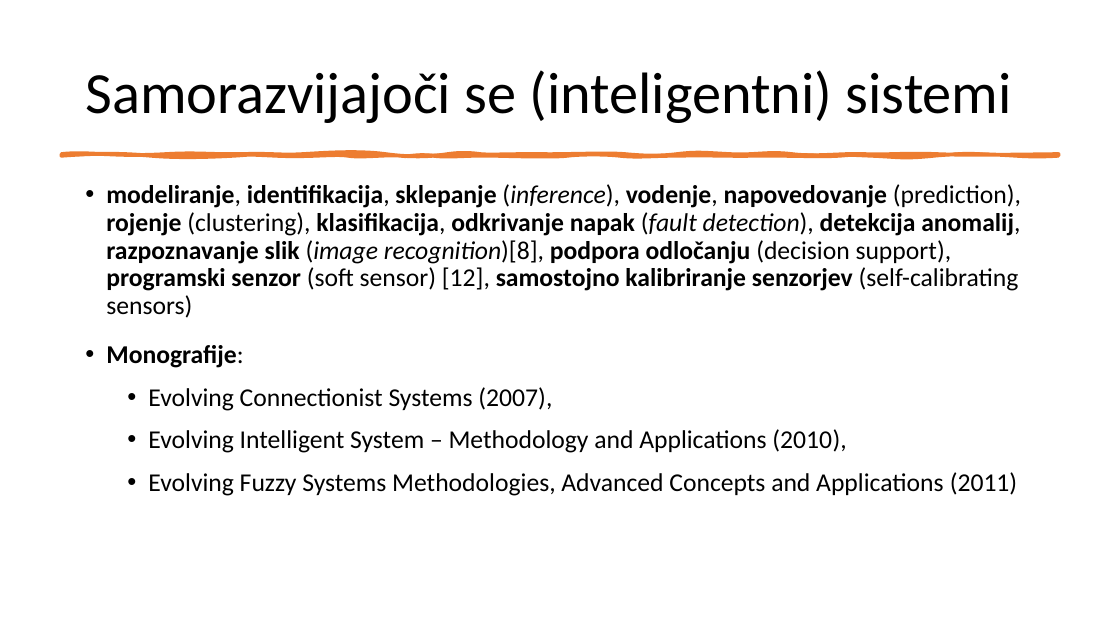
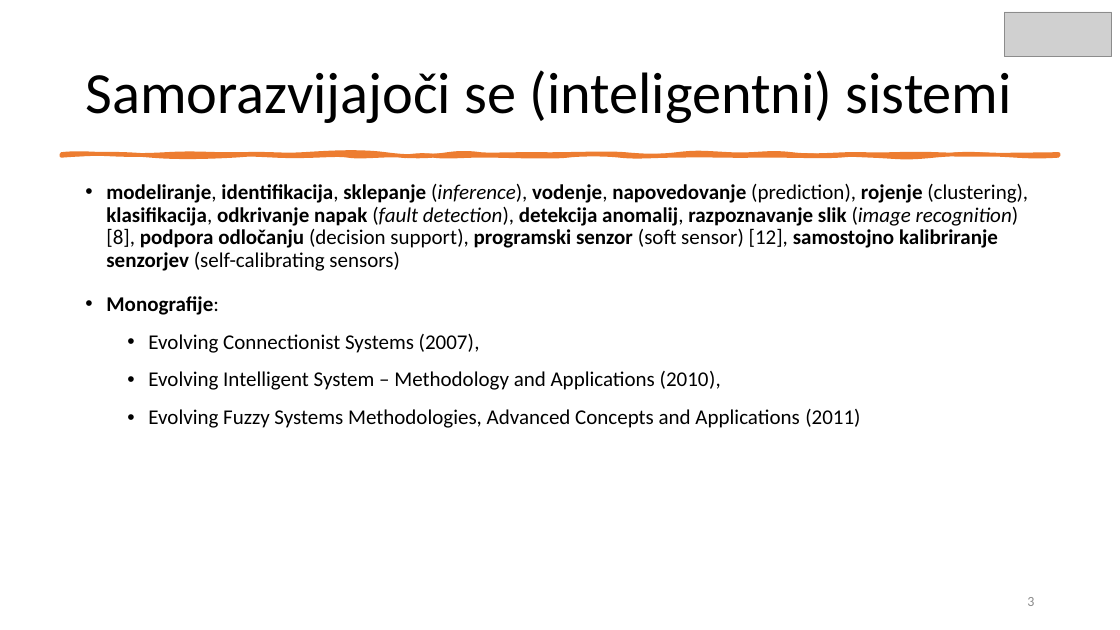
Before and after one commit to mihaozbot/Seminarska-1, a slide deck: slide 3 of Samo razvijajoci se sistemi_v3.pptx. Drawn at 1120x630 pixels with LibreOffice and Linux fonts; fonts in the diff are those of the drawing; grey boxes stand for pictures. Boxes give left, top, right and bottom in pixels: in the first picture for what was removed or moved away, otherwise in the second. Text is boxed around its words. In the diff, an @@ line names an element or a change of style, - is before the commit and + after.

```diff
--- a/Samo razvijajoci se sistemi_v3.pptx
+++ b/Samo razvijajoci se sistemi_v3.pptx
@@ picture added at (1005,12,1112,56) @@
@@ text at (106,184,1028,271): text changed; size 22 to 18 pt @@
-• modeliranje, identifikacija, sklepanje (inference), vodenje, napovedovanje (prediction), rojenje (clustering), klasifikacija, odkrivanje napak (fault detection), detekcija anomalij, razpoznavanje slik (image recognition)[8], podpora odločanju (decision support), programski senzor (soft sensor) [12], samostojno kalibriranje senzorjev (self-calibrating sensors)
+• modeliranje, identifikacija, sklepanje (inference), vodenje, napovedovanje (prediction), rojenje (clustering), klasifikacija, odkrivanje napak (fault detection), detekcija anomalij, razpoznavanje slik (image recognition) [8], podpora odločanju (decision support), programski senzor (soft sensor) [12], samostojno kalibriranje senzorjev (self-calibrating sensors)
@@ text at (106,296,860,428): size 22 to 18 pt in "Monografije:", "Evolving Connectionist Systems (2007),", "Evolving Intelligent System – Methodology and Applications ...", "Evolving Fuzzy Systems Methodologies, Advanced Concepts and ..." @@
@@ page number added at (1027,597,1034,606), 12 pt, text #8C8C8C @@
+3
```
Also in this commit, not shown: 16 other slides changed, 4 slides added, 1 slide removed, 21 other files.
